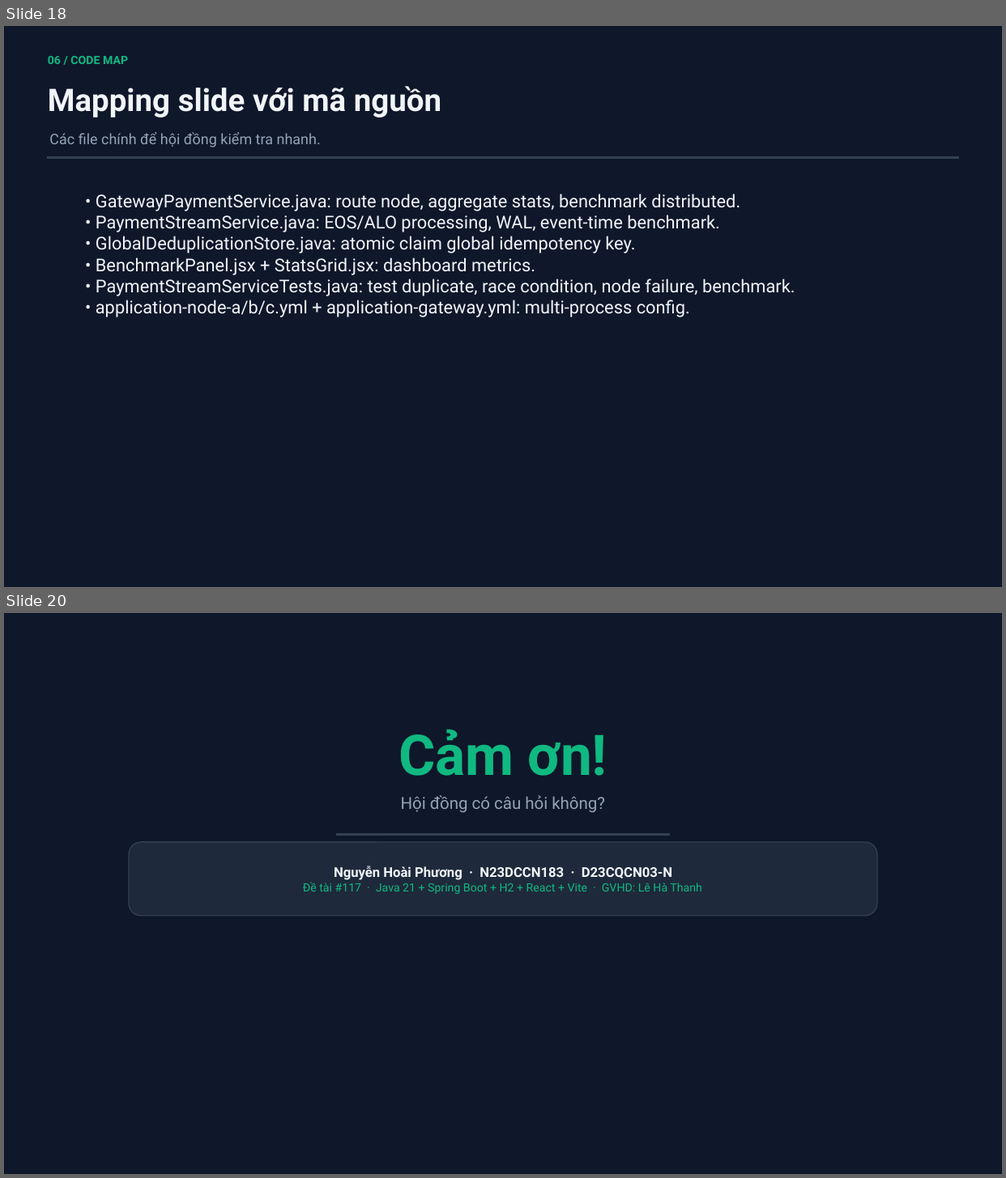
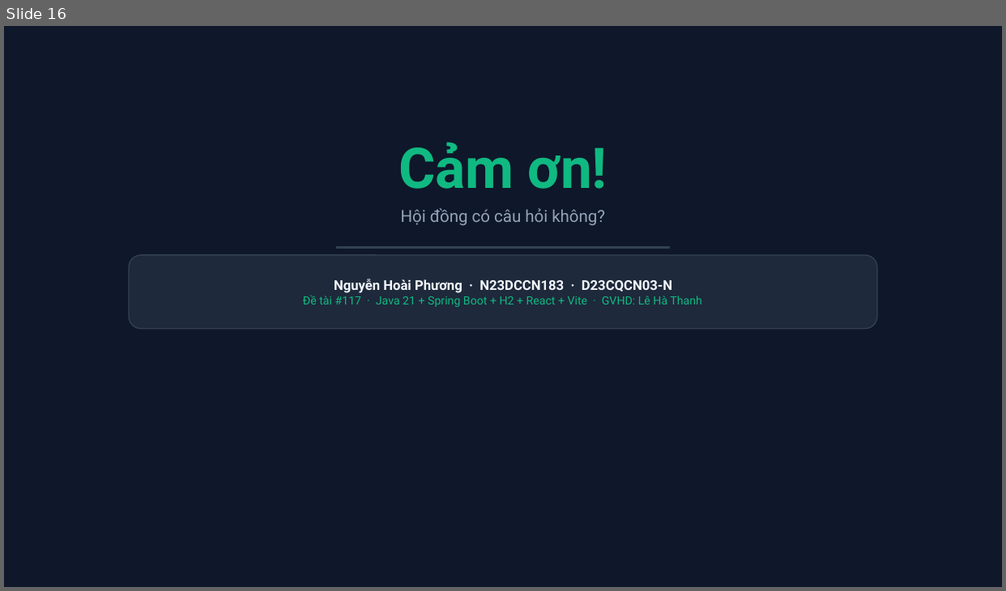
Before and after one commit to h-phuong2809/EOS-Payment-System, a slide deck: docs/EOS_Payment_Improved.pptx. Shown one above the other, each under a label of ours: slides 18 and 20 before the commit, slide 16 after it; the slides between them are not shown. The pictures are 1006x1178 and 1006x591 pixels, drawn with LibreOffice and Linux fonts; fonts in the diff are those of the drawing. Boxes give left, top, right and bottom in pixels: in the first picture for what was removed or moved away, otherwise in the second. Text is boxed around its words. In the diff, an @@ line names an element or a change of style, - is before the commit and + after.

```diff
--- a/docs/EOS_Payment_Improved.pptx
+++ b/docs/EOS_Payment_Improved.pptx
@@ slide 18 removed at (4, 26, 1002, 587), background #FFFFFF @@
@@ rectangle removed at (4, 26, 1002, 587) @@
@@ text removed at (48, 56, 128, 64) @@
-06 / CODE MAP
@@ text removed at (48, 86, 441, 118) @@
-Mapping slide với mã nguồn
@@ text removed at (49, 132, 321, 148) @@
-Các file chính để hội đồng kiểm tra nhanh.
@@ rectangle removed at (48, 157, 958, 158) @@
@@ text removed at (96, 194, 795, 318) @@
-• GatewayPaymentService.java: route node, aggregate stats, benchmark distributed.
-• PaymentStreamService.java: EOS/ALO processing, WAL, event-time benchmark.
-• GlobalDeduplicationStore.java: atomic claim global idempotency key.
-• BenchmarkPanel.jsx + StatsGrid.jsx: dashboard metrics.
-• PaymentStreamServiceTests.java: test duplicate, race condition, node failure, benchmark.
-• application-node-a/b/c.yml + application-gateway.yml: multi-process config.
@@ what was slide 20 is now slide 16 @@
```
Also in this commit, not shown: 7 slides changed, 3 other slides removed.
